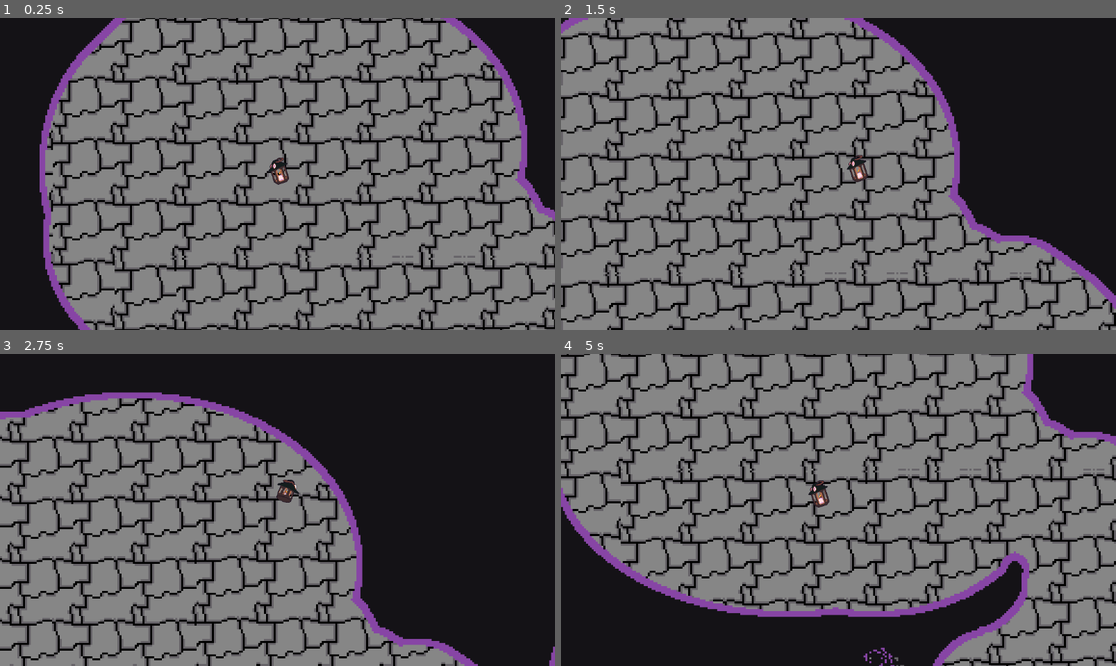
Above: before the commit, frames 1-4 (two rows, left to right).
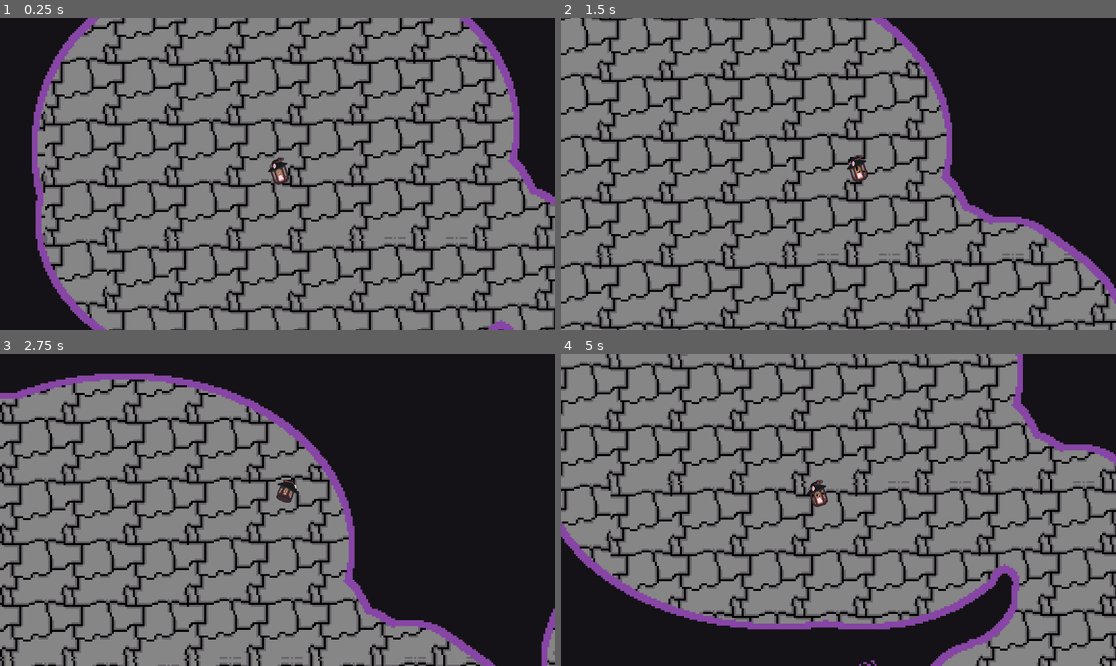
Above: after the commit, the same moments.

Repository: Dcarreon/ps15-jam-wizard-game
Game: Godot game, scene res://scenes/game.tscn
Same seed, same stepped clock (60 frames per second), same inputs: the game is played once before the commit and once after it.
Inputs (mouse positions are in pixels of both pictures, inside the frame that each line leads up to):
- Up to frame 1 (0.25 s): no input
- Up to frame 2 (1.5 s): tap Enter (ui_accept) at 0.5, 0.77 s; move the mouse to (960, 158) at 0.52 s; move the mouse to (727, 189) at 1.27 s
- Up to frame 3 (2.75 s): tap Enter (ui_accept) at 1.52 s; move the mouse to (333, 441) at 2.02 s
- Up to frame 4 (5 s): move the mouse to (810, 572) at 2.77 s; tap Enter (ui_accept) at 3.02, 3.77, 4.52 s; move the mouse to (1005, 556) at 3.52 s; move the mouse to (672, 463) at 4.27 s

The runs differ from the first frame. In frame 1, 41% of the frame differs, in the area x 5-100%, y 0-100%; in frame 2, 36%; in frame 3, 29%; in frame 4, 44%, in the area x 0-100%, y 0-100%.

Commit message:
new map implemented

Diff:
--- a/scenes/game.tscn
+++ b/scenes/game.tscn
@@ -3,8 +3,8 @@
 [ext_resource type="Script" path="res://scripts/level/game_manager.gd" id="1_cjq3u"]
 [ext_resource type="Script" path="res://scripts/level/signal_bus.gd" id="1_irbs0"]
 [ext_resource type="PackedScene" uid="uid://c1pefes17fnxn" path="res://scenes/player.tscn" id="1_xwa3k"]
-[ext_resource type="Texture2D" uid="uid://cgwjidnym3dhx" path="res://assets/Map_Textured_01_Road.png" id="3_seh6e"]
-[ext_resource type="Texture2D" uid="uid://e7q8smpdv4s6" path="res://assets/Map_Textured_01.png" id="5_pe1rk"]
+[ext_resource type="Texture2D" uid="uid://dx3t7fctyiirw" path="res://assets/Map_Textured_04_Road.png" id="3_hv3j5"]
+[ext_resource type="Texture2D" uid="uid://bdhiqb2bftqbk" path="res://assets/Map_Textured_04.png" id="5_okwpx"]
 [ext_resource type="PackedScene" uid="uid://b8m0ax8fv41b0" path="res://scenes/falling_area.tscn" id="6_i5x3v"]
 [ext_resource type="Script" path="res://scripts/enemy/navigation_region.gd" id="8_c52k4"]
 [ext_resource type="Texture2D" uid="uid://japnt54hq338" path="res://assets/Pit_Sprite_Sheet.png" id="8_lj00k"]
@@ -99,20 +99,20 @@
 [node name="SignalBus" type="Node" parent="."]
 script = ExtResource("1_irbs0")
 
-[node name="Sprite2D2" type="Sprite2D" parent="."]
-scale = Vector2(4, 4)
-texture = ExtResource("3_seh6e")
+[node name="Road" type="Sprite2D" parent="."]
+scale = Vector2(4, 4)
+texture = ExtResource("3_hv3j5")
 script = ExtResource("10_crxo0")
 metadata/_edit_lock_ = true
 
-[node name="Sprite2D" type="Sprite2D" parent="."]
-scale = Vector2(4, 4)
-texture = ExtResource("5_pe1rk")
+[node name="Map" type="Sprite2D" parent="."]
+scale = Vector2(4, 4)
+texture = ExtResource("5_okwpx")
 metadata/_edit_lock_ = true
 
 [node name="Player" parent="." instance=ExtResource("1_xwa3k")]
 z_index = 2
-position = Vector2(-3386, 2756)
+position = Vector2(-3370, 2795)
 
 [node name="Camera2D" type="Camera2D" parent="Player"]
 position_smoothing_enabled = true
